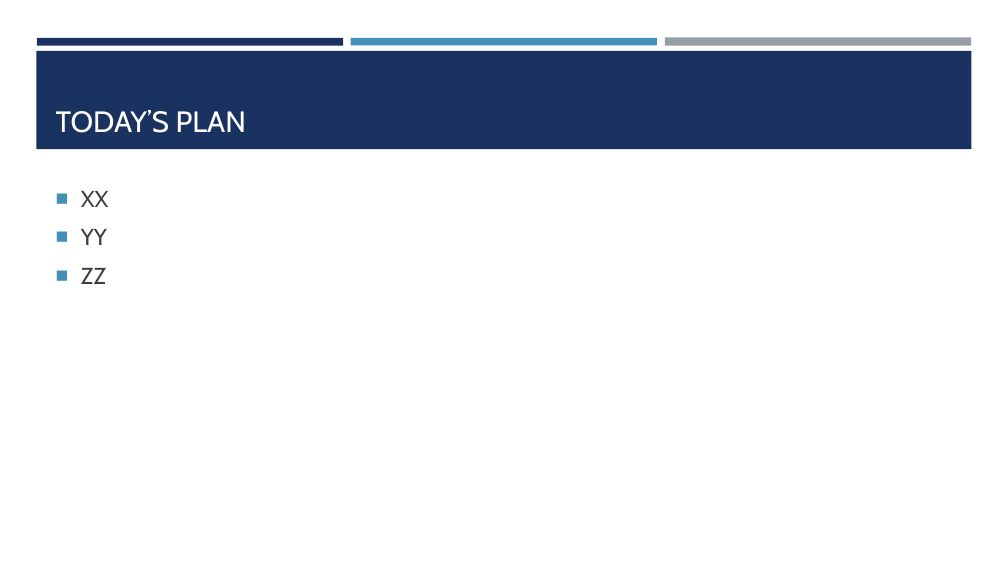
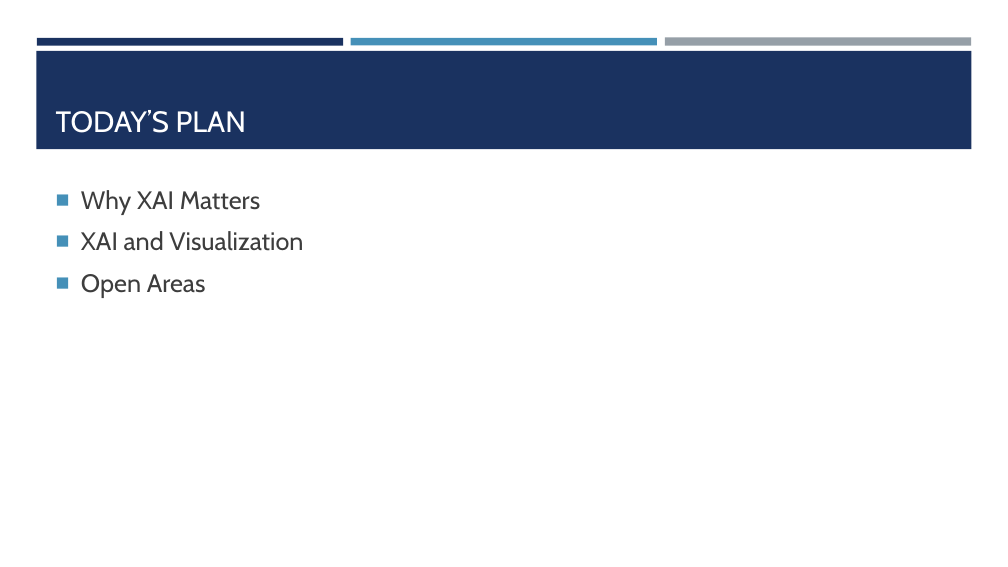
Before and after one commit to amosca01/SDS-CSC235, a slide deck: slide 2 of slides/17-XAI.pptx. Drawn at 1008x567 pixels with LibreOffice and Linux fonts; fonts in the diff are those of the drawing. Boxes give left, top, right and bottom in pixels: in the first picture for what was removed or moved away, otherwise in the second. Text is boxed around its words. In the diff, an @@ line names an element or a change of style, - is before the commit and + after.

```diff
--- a/slides/17-XAI.pptx
+++ b/slides/17-XAI.pptx
@@ text at (x1=81, y1=190, x2=303, y2=298): text changed; size 22 to 24 pt @@
-■ XX
-■ YY
-■ ZZ
+■ Why XAI Matters
+■ XAI and Visualization
+■ Open Areas
```
Also in this commit, not shown: 13 slides added, 2 other files.
